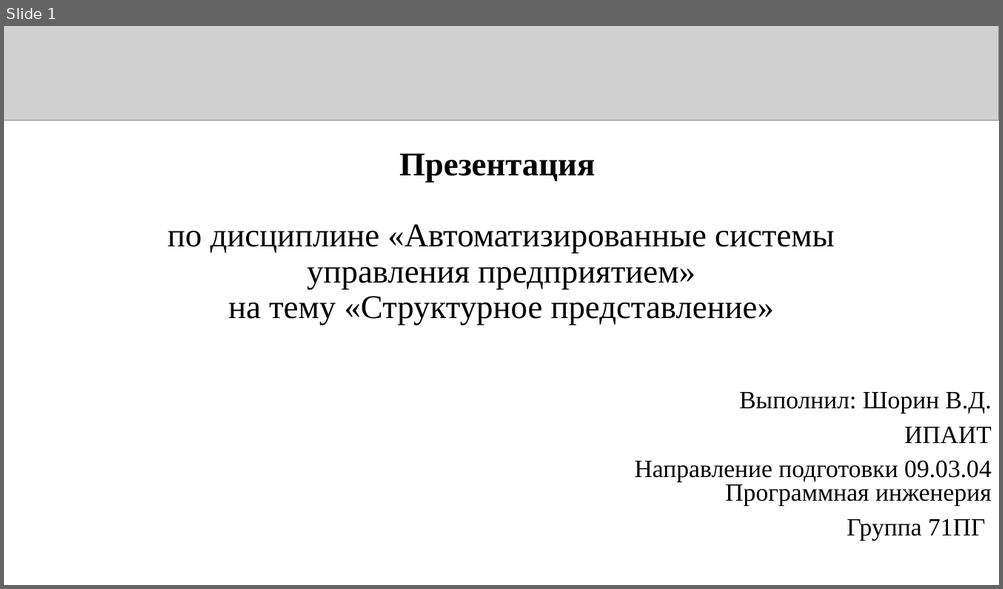
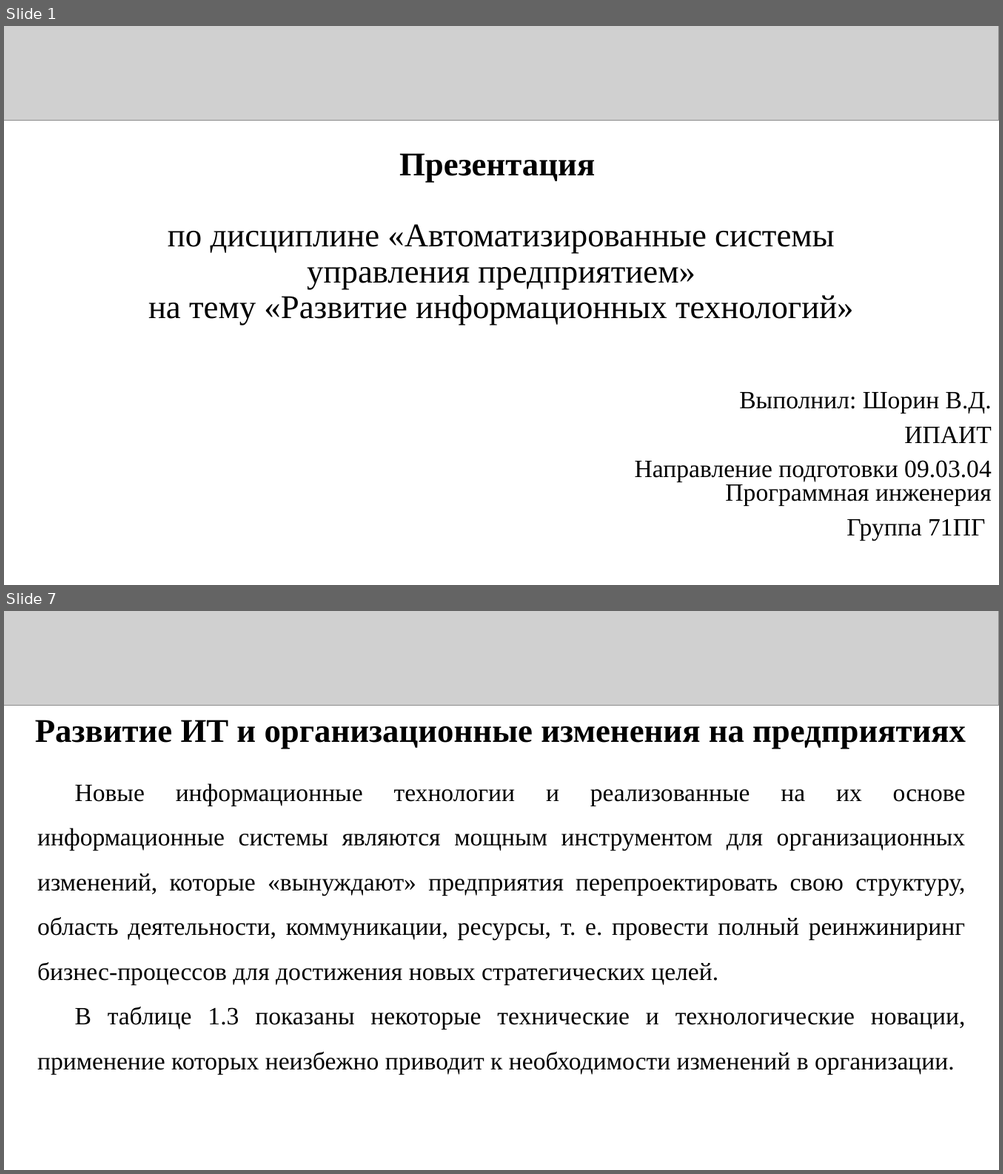
Before and after one commit to Kniger33/Institute, a slide deck: 4 cource/2 sem/АСУП/Лабы/АСУП_Презентация_6_71ПГ_Шорин.pptx. Shown one above the other, each under a label of ours: slide 1 before the commit, slides 1 and 7 after it; the slides between them are not shown. The pictures are 1003x589 and 1003x1174 pixels, drawn with LibreOffice and Linux fonts; fonts in the diff are those of the drawing; grey boxes stand for pictures. Boxes give left, top, right and bottom in pixels: in the first picture for what was removed or moved away, otherwise in the second. Text is boxed around its words. In the diff, an @@ line names an element or a change of style, - is before the commit and + after.

```diff
--- a/4 cource/2 sem/АСУП/Лабы/АСУП_Презентация_6_71ПГ_Шорин.pptx
+++ b/4 cource/2 sem/АСУП/Лабы/АСУП_Презентация_6_71ПГ_Шорин.pptx
@@ slide 7 added at box(4, 611, 999, 1170), background #FFFFFF @@
@@ picture added at box(4, 611, 999, 705) @@
@@ text added at box(35, 720, 965, 749), 32 pt, text #000000, bold @@
+Развитие ИТ и организационные изменения на предприятиях
@@ text added at box(37, 783, 965, 1074), 24 pt, text #000000 @@
+Новые информационные технологии и реализованные на их основе информационные системы являются мощным инструментом для организационных изменений, которые «вынуждают» предприятия перепроектировать свою структуру, область деятельности, коммуникации, ресурсы, т. е. провести полный реинжиниринг бизнес-процессов для достижения новых стратегических целей.
+В таблице 1.3 показаны некоторые технические и технологические новации, применение которых неизбежно приводит к необходимости изменений в организации.
@@ slide 1 changed as well @@
@@ title at box(148, 224, 854, 326): text changed @@
-Презентация
-по дисциплине «Автоматизированные системы управления предприятием»
-на тему «Структурное представление»
+Презентация
+по дисциплине «Автоматизированные системы управления предприятием»
+на тему «Развитие информационных технологий»
```
Also in this commit, not shown: 1 other slide changed, 17 other slides added, 22 other files.
